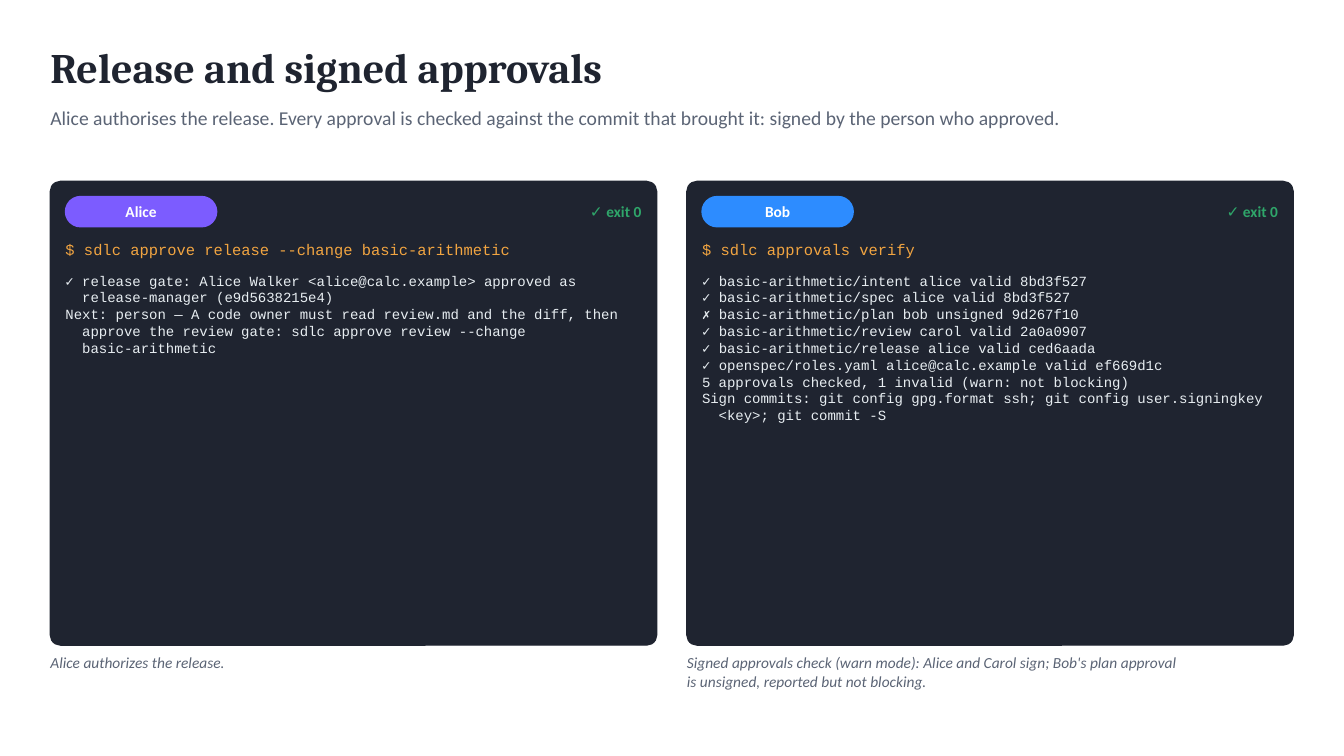
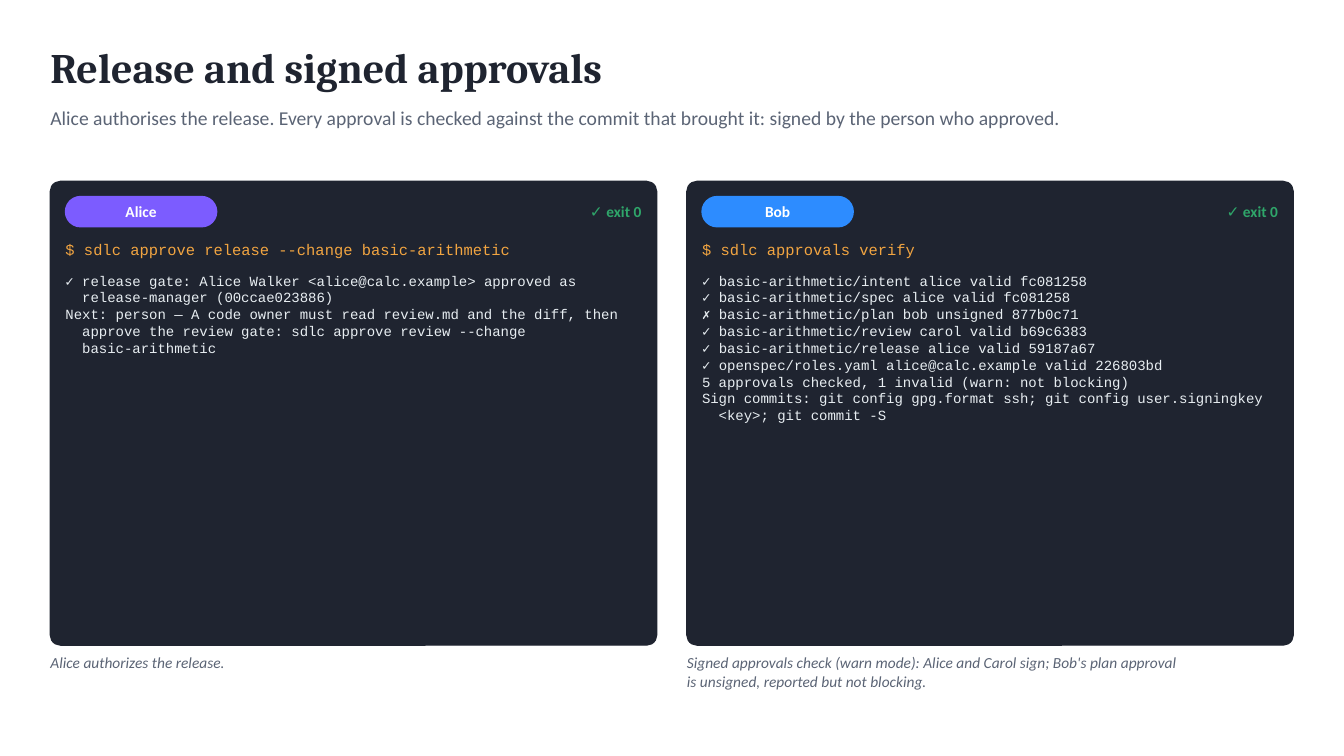
Before and after one commit to marin-ai-tech/sdlc, a slide deck: slide 13 of docs/demo/sdlc-calculator-demo.en.pptx. Drawn at 1344x756 pixels with LibreOffice and Linux fonts; fonts in the diff are those of the drawing. Boxes give left, top, right and bottom in pixels: in the first picture for what was removed or moved away, otherwise in the second. Text is boxed around its words. In the diff, an @@ line names an element or a change of style, - is before the commit and + after.

```diff
--- a/docs/demo/sdlc-calculator-demo.en.pptx
+++ b/docs/demo/sdlc-calculator-demo.en.pptx
@@ text at (x1=82, y1=292, x2=333, y2=305): text changed @@
-release-manager (e9d5638215e4)
+release-manager (00ccae023886)
@@ text at (x1=719, y1=276, x2=1162, y2=373): text changed @@
-✓ basic-arithmetic/intent alice valid 8bd3f527
-✓ basic-arithmetic/spec alice valid 8bd3f527
-✗ basic-arithmetic/plan bob unsigned 9d267f10
-✓ basic-arithmetic/review carol valid 2a0a0907
-✓ basic-arithmetic/release alice valid ced6aada
-✓ openspec/roles.yaml alice@calc.example valid ef669d1c
+✓ basic-arithmetic/intent alice valid fc081258
+✓ basic-arithmetic/spec alice valid fc081258
+✗ basic-arithmetic/plan bob unsigned 877b0c71
+✓ basic-arithmetic/review carol valid b69c6383
+✓ basic-arithmetic/release alice valid 59187a67
+✓ openspec/roles.yaml alice@calc.example valid 226803bd
```
Also in this commit, not shown: 3 other slides changed, 31 other files.
